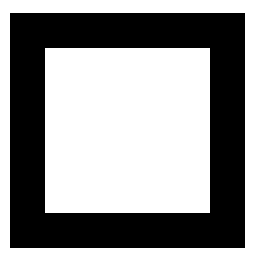
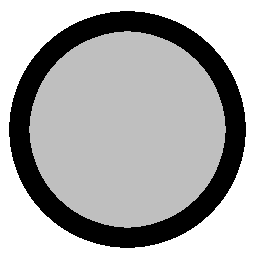
The second 256 x 256 image is a revision of the first. Changes to its layers:
added layer "Clipboard" (25%) above "Background" over 29, 31, 226, 228
painted on "Background" over 9, 11, 246, 248
